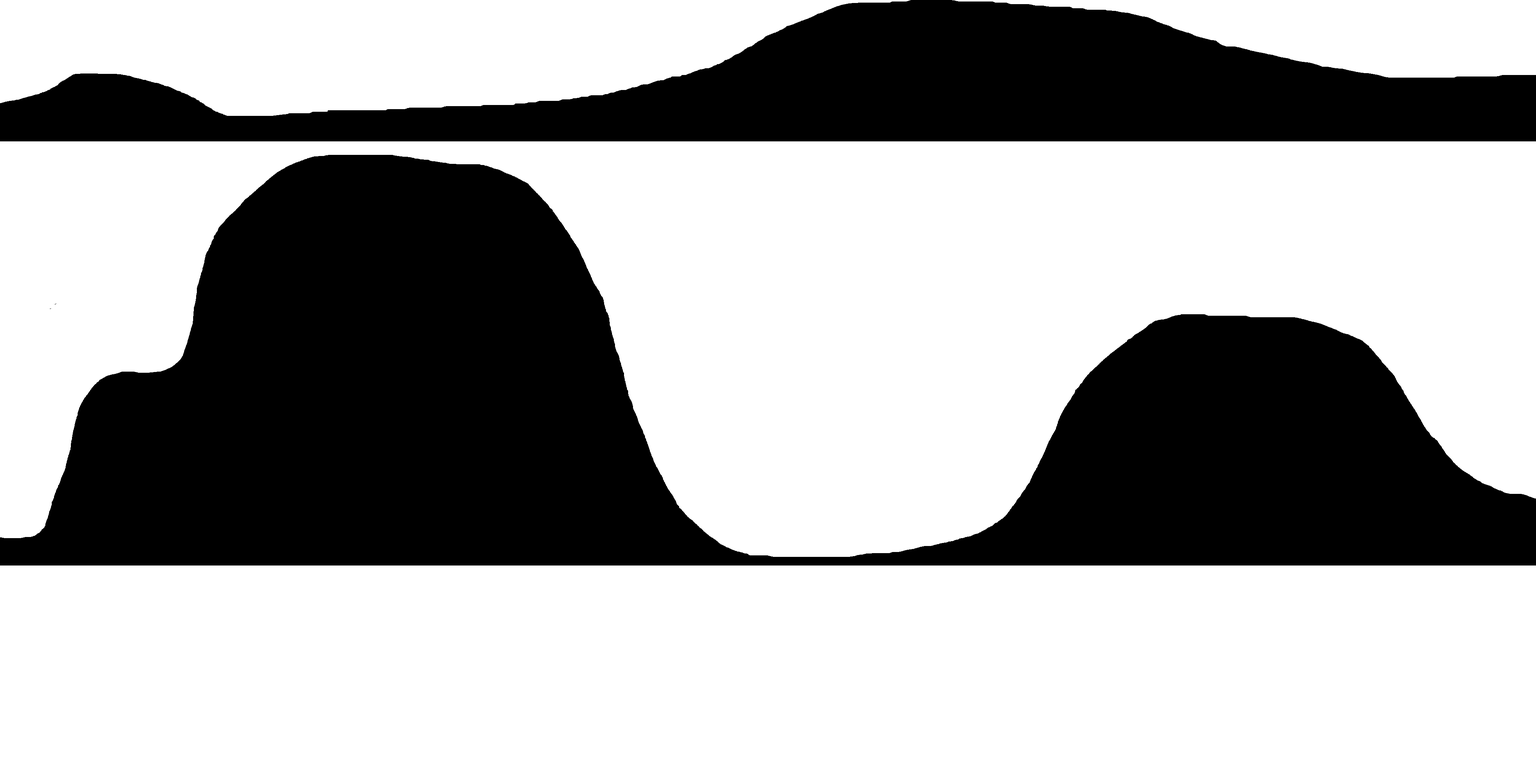
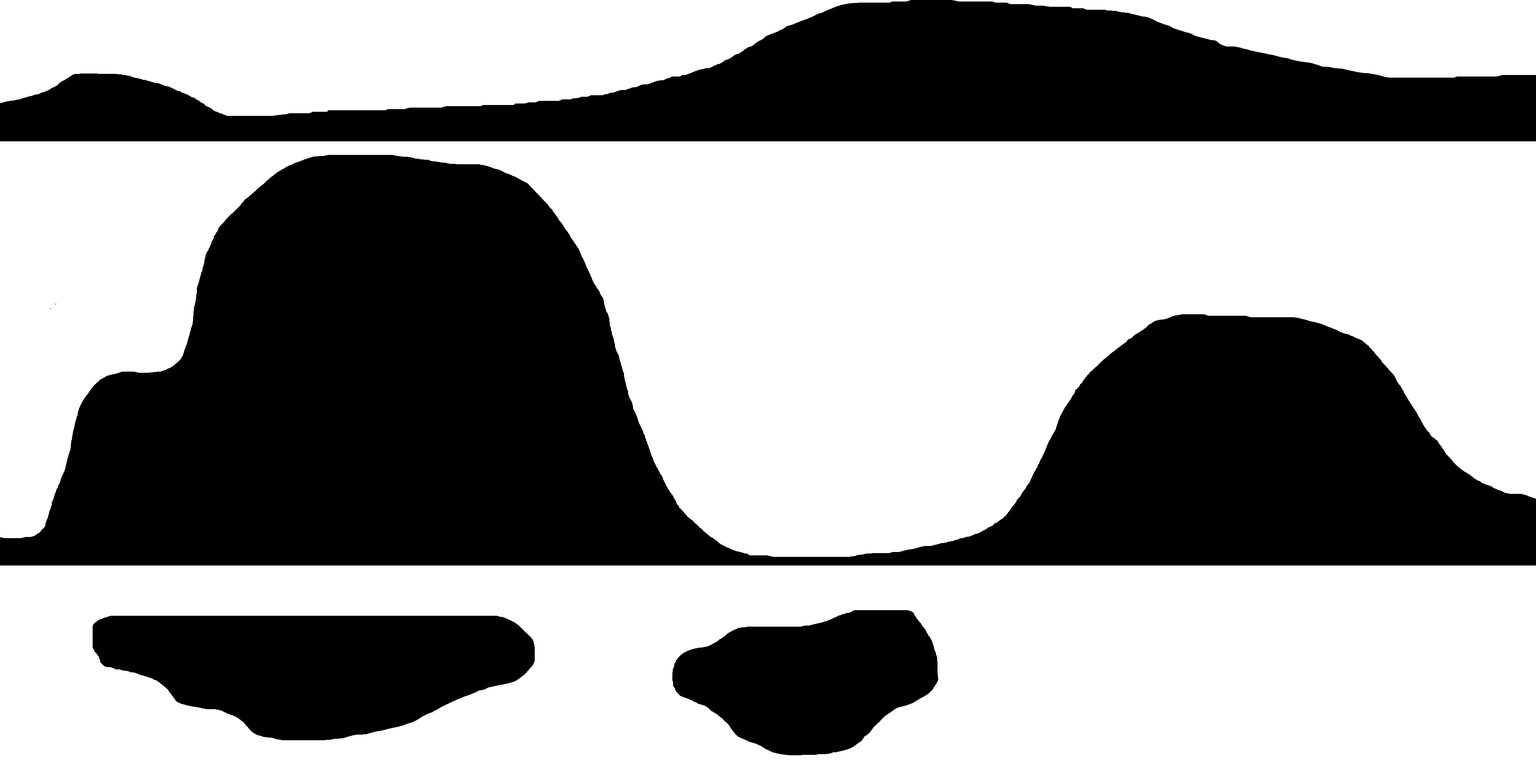
Layered file, before and after one edit (1536x768). Changes by layer:
added layer "Ebene 3" above "Ebene 2" over [672, 610, 939, 756]
painted on "Ebene 2" over [92, 615, 535, 741]
